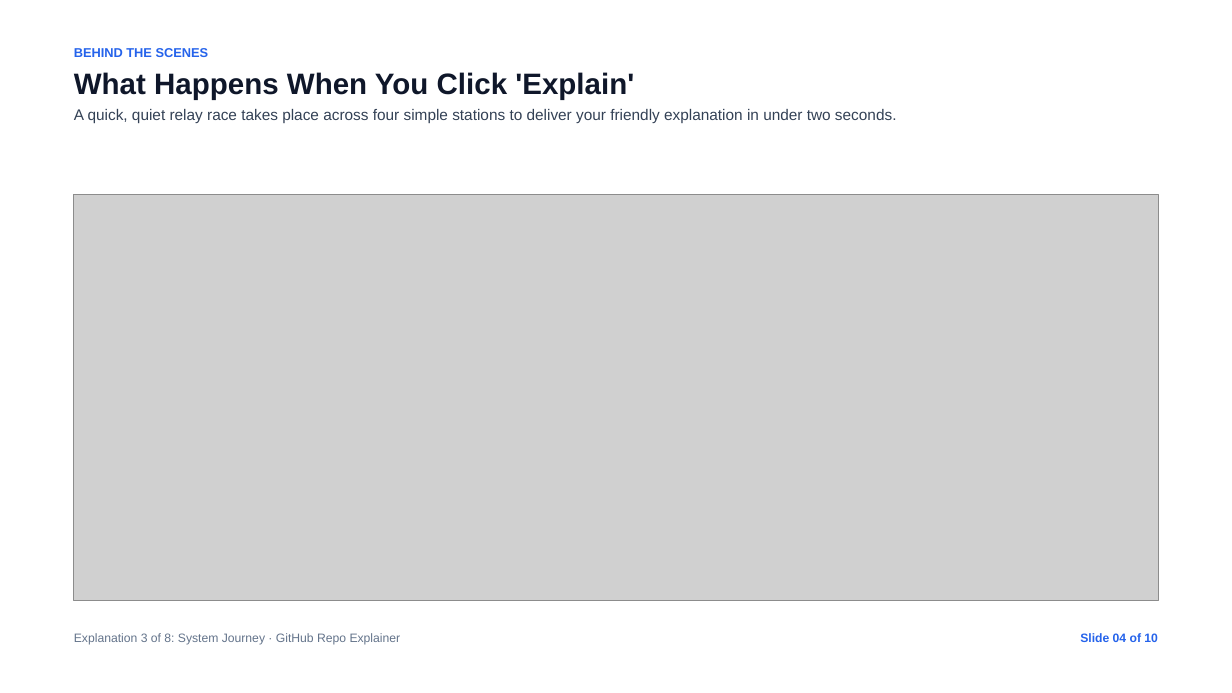
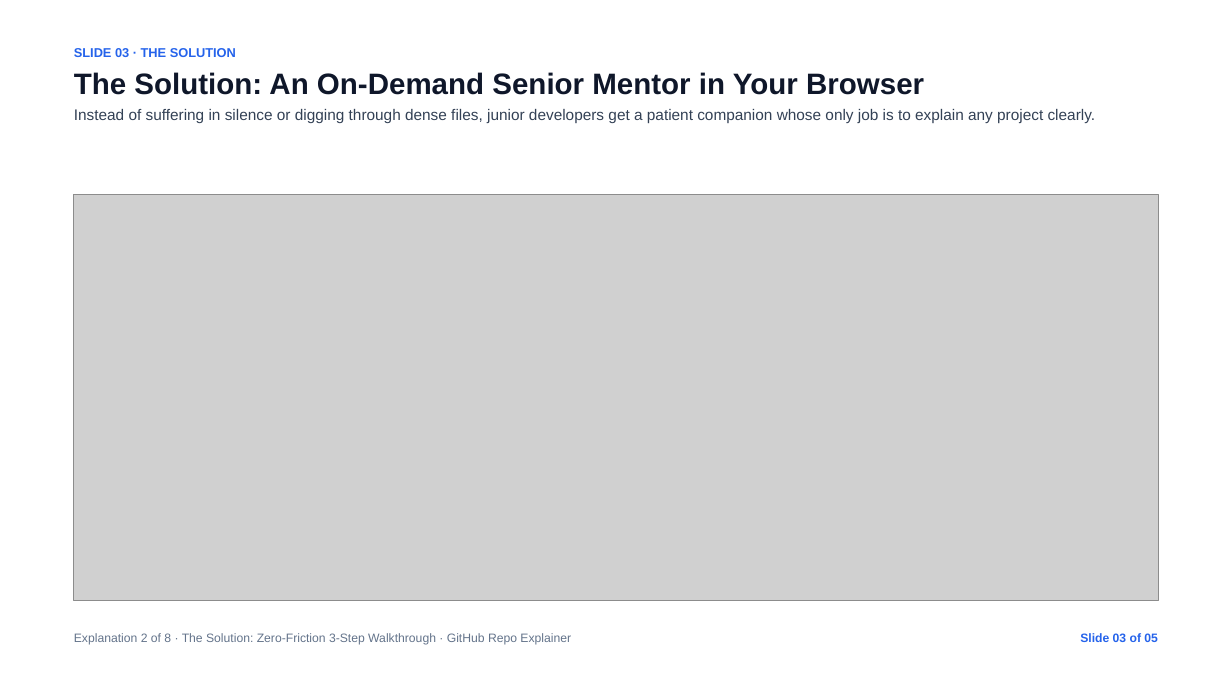
Before and after one commit to agrwl-utkarsh/mini2, a slide deck: slide 3 of presentation.pptx (slide 4 before the commit). Drawn at 1232x693 pixels with LibreOffice and Linux fonts; fonts in the diff are those of the drawing; grey boxes stand for pictures. Boxes give left, top, right and bottom in pixels: in the first picture for what was removed or moved away, otherwise in the second. Text is boxed around its words. In the diff, an @@ line names an element or a change of style, - is before the commit and + after.

Commit message:
Update foundation: First 5 slides (intro, onboarding shock, solution, concept, experience) with custom graphics

```diff
--- a/presentation.pptx
+++ b/presentation.pptx
@@ text at (74, 47, 1096, 123): text changed @@
-BEHIND THE SCENES
-What Happens When You Click 'Explain'
-A quick, quiet relay race takes place across four simple stations to deliver your friendly explanation in under two seconds.
+SLIDE 03 · THE SOLUTION
+The Solution: An On-Demand Senior Mentor in Your Browser
+Instead of suffering in silence or digging through dense files, junior developers get a patient companion whose only job is to explain any project clearly.
@@ text at (74, 633, 571, 645): text changed @@
-Explanation 3 of 8: System Journey · GitHub Repo Explainer
+Explanation 2 of 8 · The Solution: Zero-Friction 3-Step Walkthrough · GitHub Repo Explainer
@@ text at (1080, 633, 1158, 642): text changed @@
-Slide 04 of 10
+Slide 03 of 05
```
Also in this commit, not shown: 1 other slide changed, 3 slides added, 8 slides removed, 7 other files.
